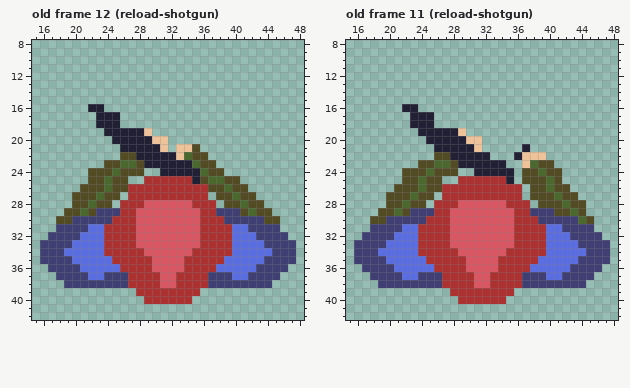
Edited in one commit: pixel-art file (src/assets/mc-top.aseprite). Above is the file before it was changed.
64x64 pixels, 12 frames. Shown: old frame 12 (reload-shotgun): x 15..48, y 8..42; old frame 11 (reload-shotgun): x 15..48, y 8..42. The commit also changed other frames, which this record leaves out.
The same view after the edit:
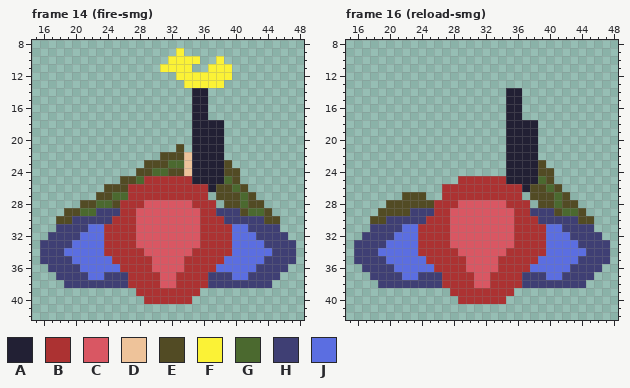
Palette (. is transparent): A #222034  B #ac3232  C #d95763  D #eec39a  E #524b24  F #fbf236  G #4b692f  H #3f3f74  J #5b6ee1
A new or re-ordered frame is compared with the old frame closest to it.
Edits made:
frames 12 -> 18
Changed rows in their new state; - is an unchanged pixel.
Frame 14 (fire-smg) is new; against old frame 12 (reload-shotgun):
first column x 20:
 9 -------------F----------
10 ------------FFFF--F-----
11 -----------FFFF--FFF----
12 -------------FFFFFFF----
13 --------------FFFFF-----
14 ---------------AA-------
15 ---------------AA-------
16 --..-----------AA-------
17 ---...---------AA-------
18 ---...---------AAAA-----
19 ----......-----AAAA-----
20 -----.......---AAAA-----
21 ------......-E.AAAA-----
22 ------.....EEEDAAAA-----
23 ----.....EEEGGDAAAAE----
24 --......-EGGEED-AAAEE---
25 --....-EG-------AAAG----
26 -...E------------A-EG---
27 ...E-GG-------------EG--
28 .-EGGE------------------
29 --G--------------------G
Frame 16 (reload-smg) is new; against old frame 11 (reload-shotgun):
first column x 20:
14 ---------------AA--------
15 ---------------AA--------
16 --..-----------AA--------
17 ---...---------AA--------
18 ---...---------AAAA------
19 ----......-----AAAA------
20 -----.......---AAAA------
21 ------......---AA-A------
22 ------.......--A-AA.-----
23 ----...........AAAA-.----
24 --.......--....-AAAE-.---
25 --.....---------AAAGE.---
26 -......----------A----.--
27 ..-E-.-----------------.-
28 --E--E---------------GE-.
29 -E--------------------G--
30 ------------------------E
Changed places in both pictures, as pixel boxes (x1, y1, x2, y2):
changed: (72, 48, 264, 216)
changed: (386, 88, 586, 224)
